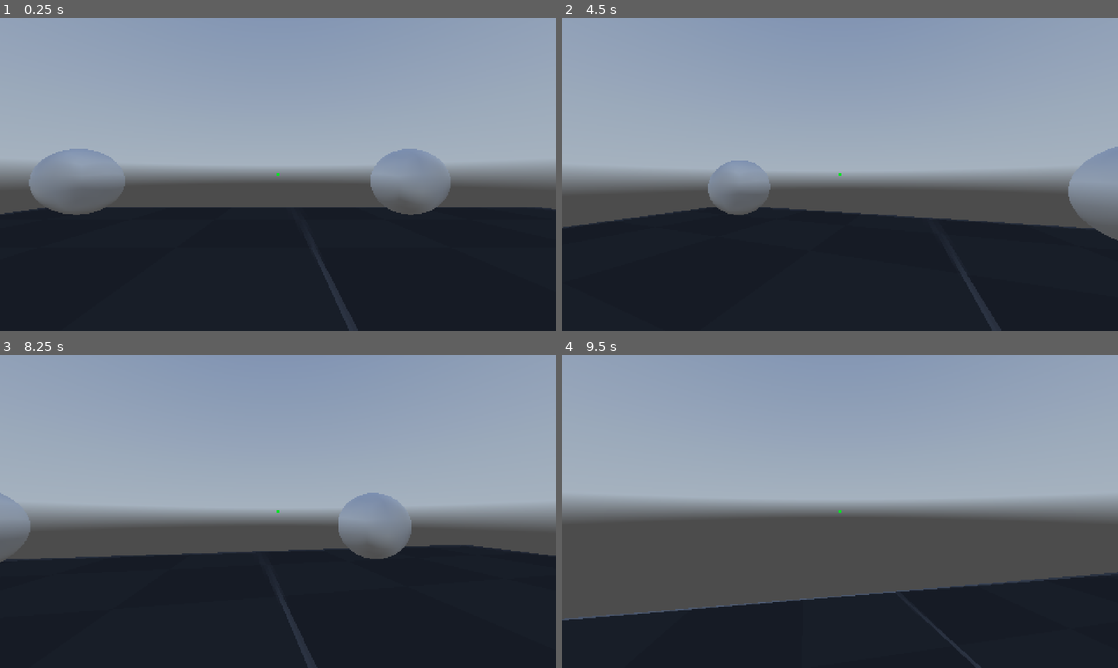
Above: before the commit, frames 1-4 (two rows, left to right).
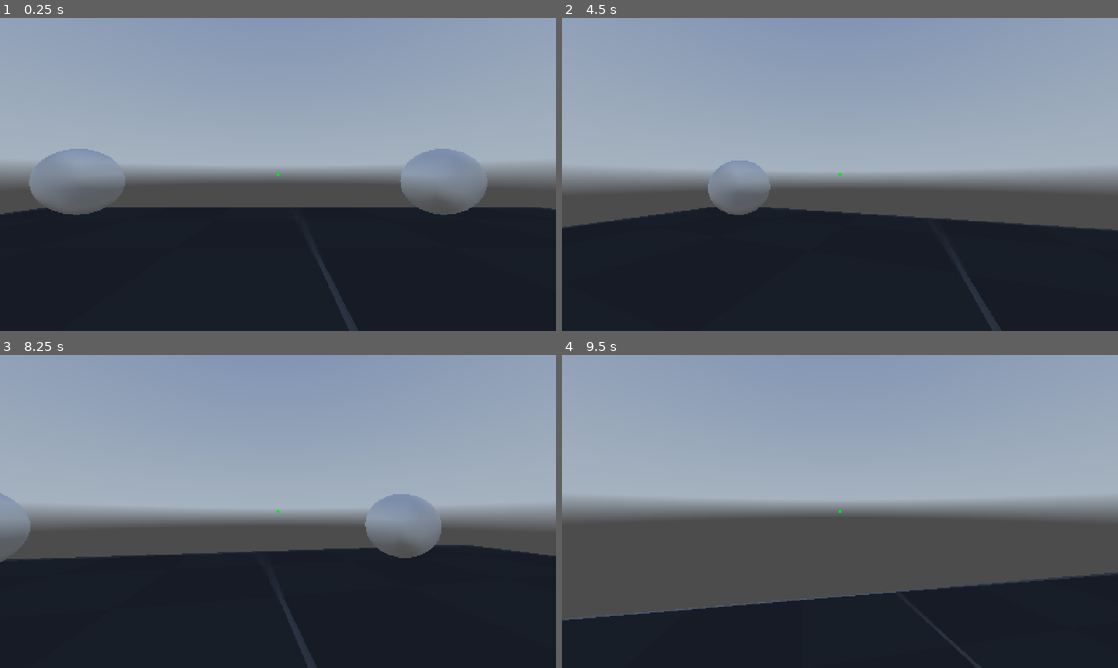
Above: after the commit, the same moments.

Repository: CarpetBakery/ThreeEnds
Game: Godot game, scene res://maps/test/mpInteractTest.tscn
Two runs of this game, one before a commit and one after it. Both use one fixed random seed, a clock stepped at 60 frames per second and the inputs below. A sky picture missing from this copy of the repository is replaced by a grey-blue gradient.
Inputs (mouse positions are in pixels of both pictures, inside the frame that each line leads up to):
- Up to frame 1 (0.25 s): no input
- Up to frame 2 (4.5 s): tap Enter (ui_accept) at 0.5, 3.5 s; move the mouse to (867, 174) at 0.52 s; hold W (forward) from 0.53 s (still down); tap E (interact) at 0.6, 1.55, 2.3, 2.85, 3.8 s; click (867, 174) at 0.67 s; tap Space (jump) at 0.77, 1.52, 3.02, 3.77 s; move the mouse to (812, 174) at 1.27 s; tap Ctrl (crouch) at 1.35 s; move the mouse to (851, 168) at 2.02 s; hold Alt (free_look) 2.03-2.78 s; move the mouse to (834, 180) at 2.77 s; click (834, 180) at 2.92 s; move the mouse to (878, 177) at 3.52 s; press the mouse at (878, 177) at 3.53 s; tap R (debug_restart) at 4.25 s; move the mouse to (795, 171) at 4.27 s; release the mouse at (795, 171) at 4.28 s; tap Mouse wheel down (mouseWheelDown) at 4.35 s
- Up to frame 3 (8.25 s): tap Space (jump) at 4.52, 6.02, 6.77, 7.52 s; tap E (interact) at 4.55, 5.3, 6.05, 6.6, 7.55 s; move the mouse to (283, 511) at 5.02 s; tap Mouse wheel up (mouseWheelUp) at 5.1 s; click (283, 511) at 5.17 s; move the mouse to (255, 505) at 5.77 s; release W (forward) at 5.78 s; hold D (right) 5.78-6.53 s; tap Shift (sprint) at 5.85 s; move the mouse to (305, 511) at 6.52 s; hold W (forward) from 6.53 s (still down); tap Enter (ui_accept) at 7.25 s; move the mouse to (250, 511) at 7.27 s; tap Ctrl (crouch) at 7.35 s; click (250, 511) at 7.42 s; tap R (debug_restart) at 8 s; move the mouse to (289, 505) at 8.02 s; hold Alt (free_look) from 8.03 s (still down)
- Up to frame 4 (9.5 s): tap E (interact) at 8.3, 8.85 s; move the mouse to (834, 517) at 8.77 s; release W (forward) at 8.78 s; release Alt (free_look) at 8.78 s; hold A (left) from 8.78 s (still down); tap Space (jump) at 9.02 s

The runs differ from the first frame. In frame 1, 1.9% of the frame differs, in the area x 66-88%, y 41-63%; in frame 2, 1.5%; in frame 3, 1.8%; in frame 4, nothing differs.

Commit message:
fix flipping between focus every frame

Diff:
--- a/maps/test/mpInteractTest.tscn
+++ b/maps/test/mpInteractTest.tscn
@@ -61,7 +61,7 @@
 shape = SubResource("BoxShape3D_ldho3")
 
 [node name="Interactable2" type="Area3D" parent="Level"]
-transform = Transform3D(1, 0, 0, 0, 1, 0, 0, 0, 1, 1.11339, 1.26653, -4)
+transform = Transform3D(1, 0, 0, 0, 1, 0, 0, 0, 1, 1.61339, 1.26653, -4)
 script = ExtResource("3_ixfmc")
 interactionText = "Interaction text"
 
--- a/scripts/Interactable.gd
+++ b/scripts/Interactable.gd
@@ -1,4 +1,10 @@
 class_name Interactable extends Area3D
+
+"""
+* Inherit from this class to create interactable objects
+	- Derives from Area3D
+	- Requires a CollisionShape3D
+"""
 
 ## Text displayed when you're looking at an object
 @export_multiline var interactionText: String
--- a/scripts/PlayerFps.gd
+++ b/scripts/PlayerFps.gd
@@ -144,10 +144,6 @@
 			Input.set_mouse_mode(Input.MOUSE_MODE_CAPTURED)
 			captureMouse = true
 
-func _process(delta: float) -> void:
-	# Process interaction
-	interactionText.text = ""
-	_processInteraction(delta)
 
 func _physics_process(delta):
 	# Get movement inputs
@@ -281,6 +277,10 @@
 	camera.position = position + neck.position + head.position + eyes.position
 	camera.rotation = rotation + neck.rotation + head.rotation + eyes.rotation
 
+	# -- Process interaction --
+	interactionText.text = ""
+	_processInteraction(delta)
+
 
 func _processInteraction(delta):
 	# Get the currently colliding area and run onInteract
@@ -288,29 +288,46 @@
 	# if we're colliding with more than one thing this might explode
 
 	if rayCastInteract.is_colliding():
-		var collider = rayCastInteract.get_collider()
-
-		if collider is Interactable:
-			# Add node to focused array and call inFocus
-			if collider not in focusedInteractables:
-				collider.enterFocus(self)
-				collider.focused = true
-				focusedInteractables.append(collider)
-
+		var node = rayCastInteract.get_collider()
+
+		if node is Interactable:
+			if node not in focusedInteractables:
+				# Add node to focused array and call inFocus
+				node.enterFocus(self)
+				node.focused = true
+				focusedInteractables.insert(0, node)
+			#else:
+				## Currently colliding node *is* in the list already. Move it to the front
+				#var ind: int = focusedInteractables.find(node)
+				## Only move if this node isn't already at the front
+				#if ind != 0:
+					#focusedInteractables.remove_at(ind)
+					#focusedInteractables.insert(0, node)
+
+			# This should NEVER happen
+			if focusedInteractables.is_empty():
+				print("Error: Interactable list is empty")
+				return
+
+			# Temp var for convenience
+			var currentNode: Interactable = focusedInteractables[0]
 			# Call inFocus on Interactable
-			collider.inFocus(self)
+			currentNode.inFocus(self)
 
 			# Interact with the object if 'interact' button is pressed
 			if Input.is_action_just_pressed("interact"):
-				collider.onInteract(self)
-	else:
-		# We aren't colliding with anything on this frame
-		# Call lose focus on each node
-		for i in focusedInteractables:
-			i.focused = false
-			i.exitFocus(self)
-		# Clear focused array
-		focusedInteractables.clear()
+				currentNode.onInteract(self)
+	else:
+		# We aren't colliding with anything anymore, just clear focused list
+		_clearFocused()
+
+func _clearFocused():
+	# Call exit focus on each node
+	for i in focusedInteractables:
+		i.focused = false
+		i.exitFocus(self)
+	# Clear focused array
+	focusedInteractables.clear()
 
 ## Set up the HUD
 func _setupHud():
